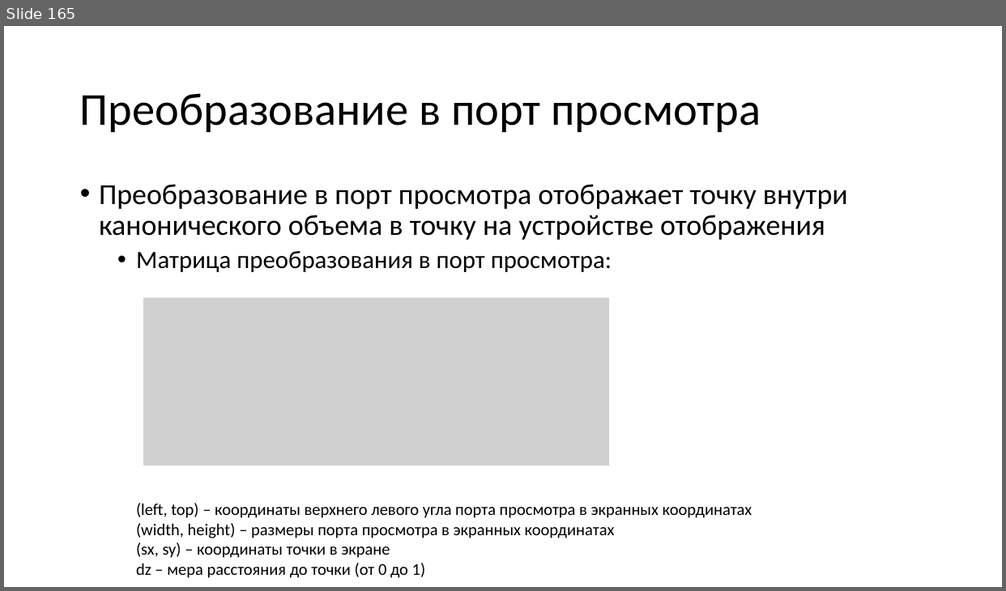
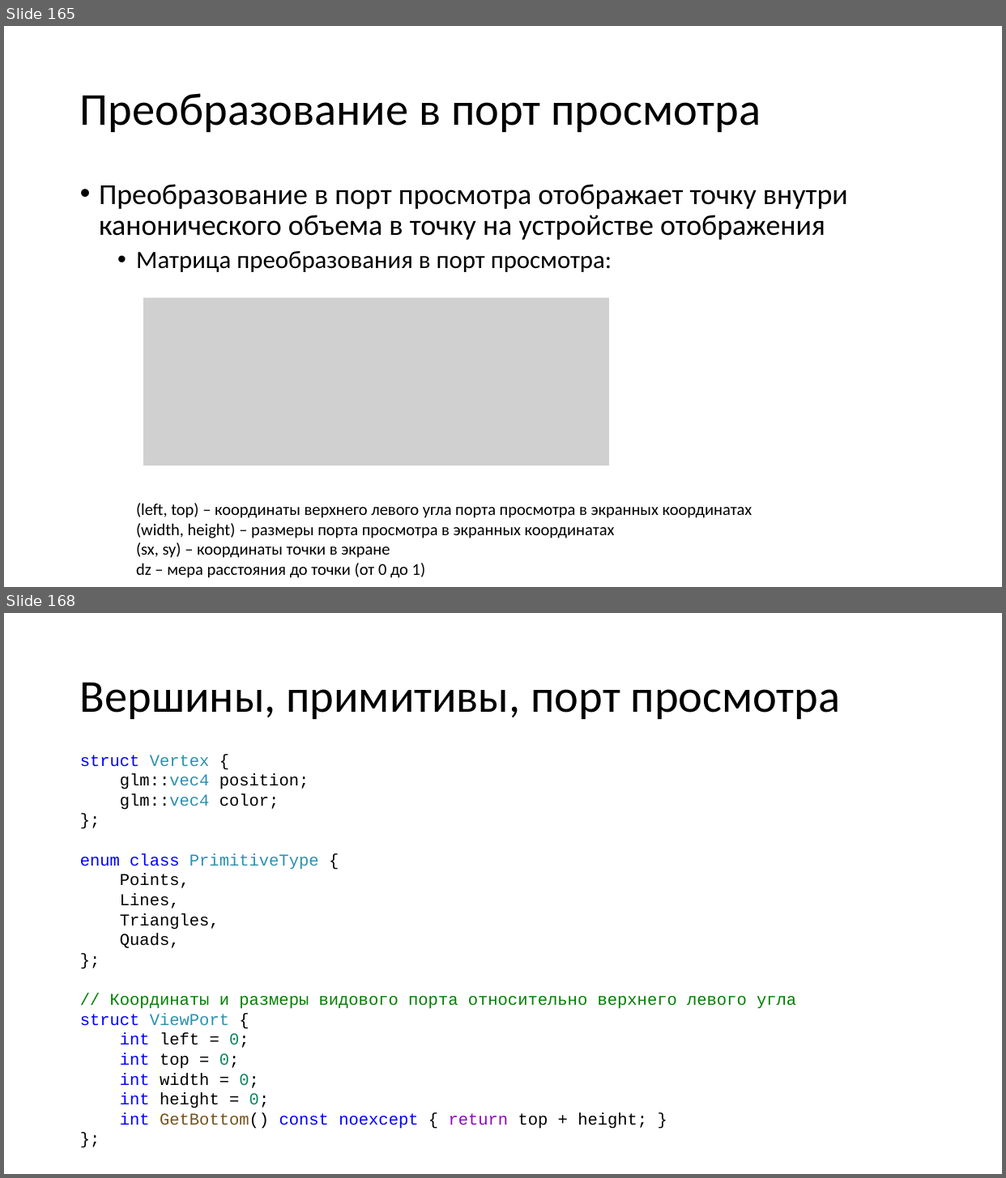
Before and after one commit to alexey-malov/cg-course, a slide deck: lectures/04/04 - Векторный анализ, трансформации и матрицы.pptx. Shown one above the other, each under a label of ours: slide 165 before the commit, slides 165 and 168 after it; the slides between them are not shown. The pictures are 1006x591 and 1006x1178 pixels, drawn with LibreOffice and Linux fonts; fonts in the diff are those of the drawing; grey boxes stand for pictures. Boxes give left, top, right and bottom in pixels: in the first picture for what was removed or moved away, otherwise in the second. Text is boxed around its words. In the diff, an @@ line names an element or a change of style, - is before the commit and + after.

```diff
--- a/lectures/04/04 - Векторный анализ, трансформации и матрицы.pptx
+++ b/lectures/04/04 - Векторный анализ, трансформации и матрицы.pptx
@@ slide 168 added at box(4, 613, 1002, 1174), background #FFFFFF @@
@@ title added at box(80, 682, 841, 719), 44 pt, text #000000 @@
+Вершины, примитивы, порт просмотра
@@ text added at box(80, 755, 796, 1129), 16 pt, text #000000 @@
+struct Vertex {
+glm::vec4 position;
+glm::vec4 color;
+};
+enum class PrimitiveType {
+Points,
+Lines,
+Triangles,
+Quads,
+};
+// Координаты и размеры видового порта относительно верхнего левого угла
+struct ViewPort {
+int left = 0;
+int top = 0;
+int width = 0;
+int height = 0;
+int GetBottom() const noexcept { return top + height; }
+};
```
Also in this commit, not shown: 2 slides changed, 15 other slides added.
